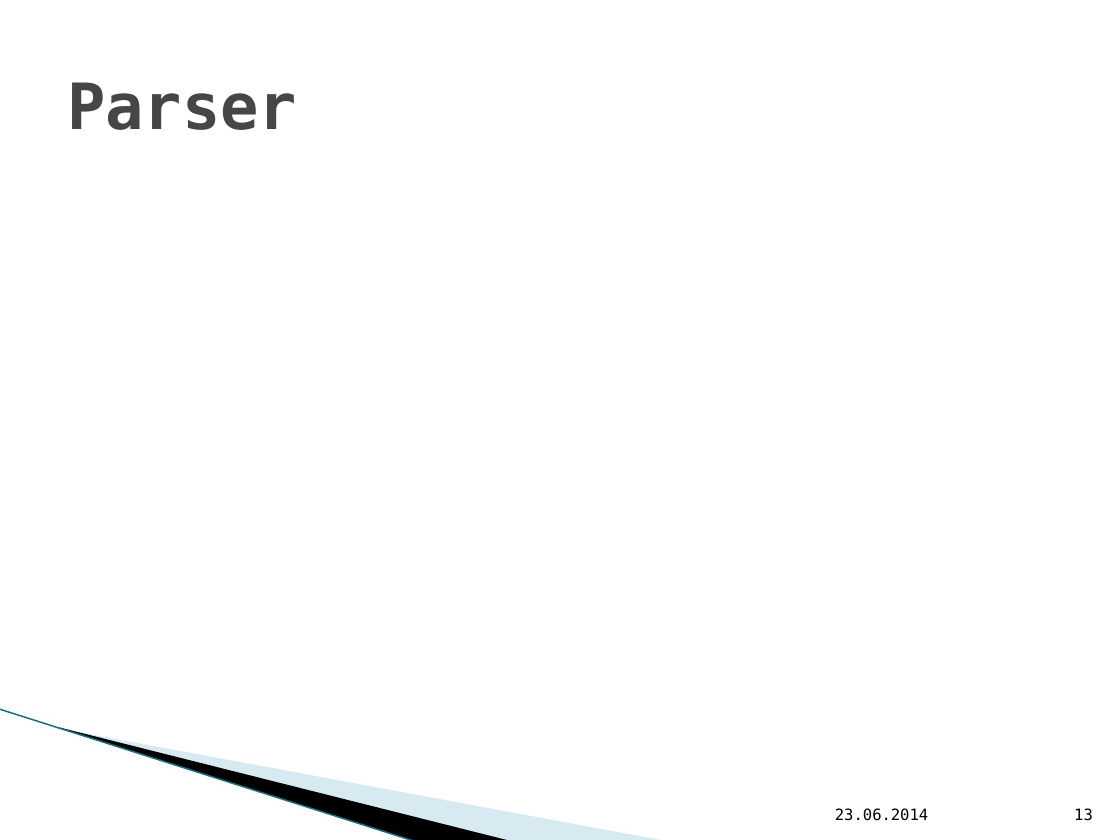
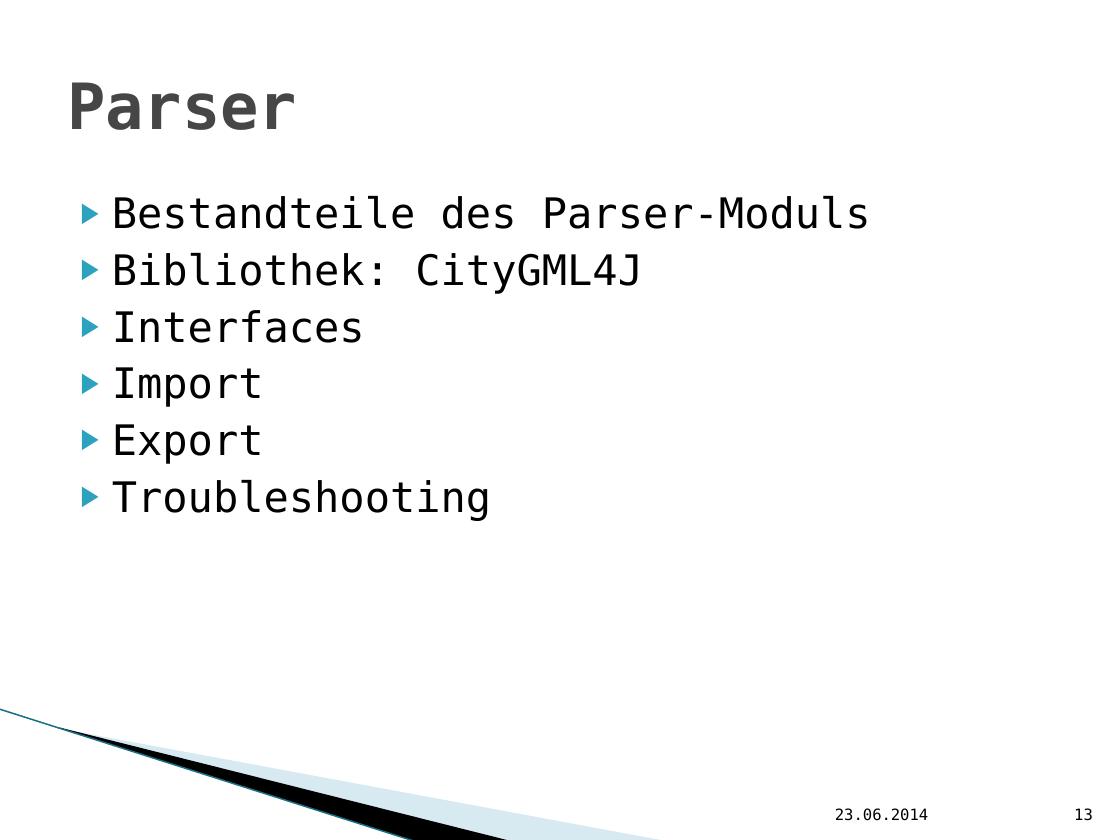
Before and after one commit to hft-swp/stuff, a slide deck: slide 13 of doku/vCity-Präsentation.pptx. Drawn at 1120x840 pixels with LibreOffice and Linux fonts; fonts in the diff are those of the drawing; background and template pictures are left out. Boxes give left, top, right and bottom in pixels: in the first picture for what was removed or moved away, otherwise in the second. Text is boxed around its words. In the diff, an @@ line names an element or a change of style, - is before the commit and + after.

```diff
--- a/doku/vCity-Präsentation.pptx
+++ b/doku/vCity-Präsentation.pptx
@@ text added at (112,196,871,521), 27 pt, text #000000 @@
+▶ Bestandteile des Parser-Moduls
+▶ Bibliothek: CityGML4J
+▶ Interfaces
+▶ Import
+▶ Export
+▶ Troubleshooting
```
Also in this commit, not shown: 11 slides added.
